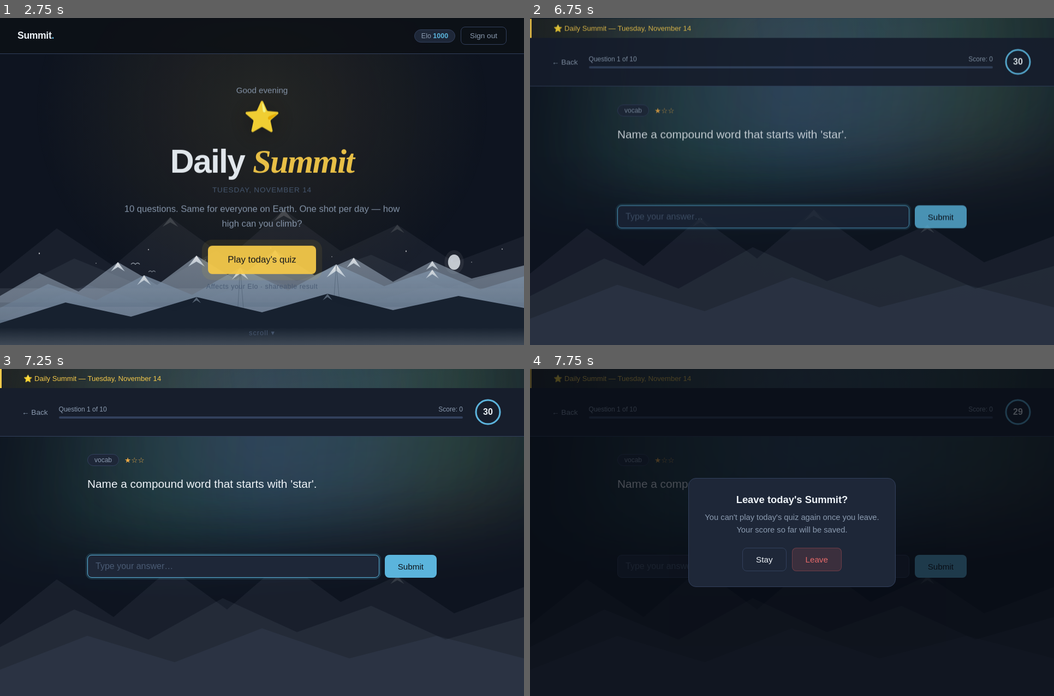
Above: before the commit, frames 1-4 (two rows, left to right).
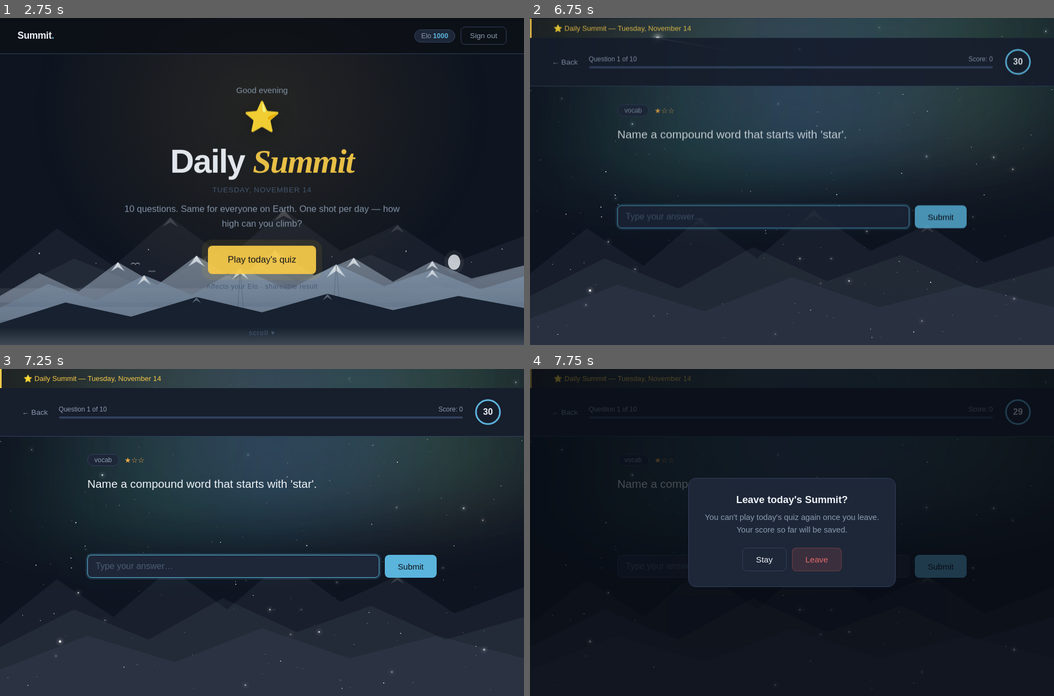
Above: after the commit, the same moments.

Repository: williamliu831-cmyk/summit-trivia
Game: browser game, page index.html
Same seed, same stepped clock (60 frames per second), same inputs: the game is played once before the commit and once after it.
Inputs (mouse positions are in pixels of both pictures, inside the frame that each line leads up to):
- Up to frame 1 (2.75 s): click (262, 188) at 0.27 s; type "Alex" at 0.27 s; click "Continue as guest" at 0.52 s; tap Enter at 1.52 s
- Up to frame 2 (6.75 s): click "Sign out" at 2.77 s; click (792, 188) at 3.52 s; type "5" at 3.52 s; tap Enter at 3.55, 4.3 s; click (792, 188) at 4.27 s; type "2" at 4.27 s; click "Continue as guest" at 4.77 s; click "Play today's quiz" at 6.52 s
- Up to frame 3 (7.25 s): no input
- Up to frame 4 (7.75 s): click "← Back" at 7.27 s

Frame 1 is identical in both runs. In frame 2, less than 0.1% of the frame differs, in the area x 0-100%, y 2-99%; in frame 3, less than 0.1%; in frame 4, less than 0.1%.

Commit message:
Add files via upload

Diff:
--- a/api/judge.js
+++ b/api/judge.js
@@ -20,7 +20,7 @@
 2. Accept common alternate names, abbreviations, and spellings (USA, DRC, Congo, etc.).
 3. Accept small typos when the intended answer is clear. Put the correctly spelled answer in "corrected".
 4. Reject answers that do not satisfy the question, are gibberish, or are not real things. Set "valid" to false.
-5. Quality score, only when valid. Be very generous: every correct answer scores at least 60. 60-74 = common and obvious, 75-87 = solid or somewhat niche, 88-95 = niche, 96-100 = rare and expert-level.
+5. Quality score, only when valid: how obscure or niche the answer is. 1-30 = the most common, obvious answer, 31-55 = well known, 56-75 = moderately niche, 76-88 = niche, 89-100 = rare and expert-level. Be fair, not stingy: a correct answer most people would not say first should score at least 45.
 
 Respond with JSON only: {"valid": true or false, "corrected": "correctly spelled answer or the same answer", "score": number 1-100 (use 1 if invalid)}`;
 
@@ -59,7 +59,7 @@
     }
 
     const valid = result.valid === true;
-    const score = valid ? Math.max(60, Math.min(100, Math.round(Number(result.score) || 65))) : 0;
+    const score = valid ? Math.max(1, Math.min(100, Math.round(Number(result.score) || 40))) : 0;
     return res.status(200).json({
       valid,
       corrected: typeof result.corrected === 'string' ? result.corrected : answer,
--- a/index.html
+++ b/index.html
@@ -334,6 +334,9 @@
 .a2{top:-20%;background:linear-gradient(80deg,transparent 15%,rgba(155,109,214,0.13) 45%,rgba(67,201,135,0.11) 70%,transparent 95%);animation:auroraWave 19s ease-in-out infinite reverse;}
 .a3{top:-5%;background:linear-gradient(95deg,transparent 20%,rgba(91,180,220,0.10) 50%,rgba(245,201,74,0.06) 75%,transparent 95%);animation:auroraWave 23s ease-in-out infinite;}
 #sky.aurora-on .aurora{opacity:1;}
+.starfield{position:absolute;inset:0;}
+.tw{position:absolute;border-radius:50%;background:#fff;opacity:var(--lo);animation:twinkle ease-in-out infinite;}
+@keyframes twinkle{0%,100%{opacity:var(--lo)}50%{opacity:var(--hi)}}
 @keyframes auroraWave{0%,100%{transform:skewY(-6deg) translateX(-4%) scaleY(1)}50%{transform:skewY(-3deg) translateX(4%) scaleY(1.22)}}
 .shooting-star{position:absolute;width:150px;height:2px;border-radius:2px;background:linear-gradient(90deg,rgba(255,255,255,0),rgba(255,255,255,0.55) 70%,rgba(255,255,255,0.95));transform-origin:100% 50%;animation:shoot var(--dur) cubic-bezier(.4,0,.8,1) forwards;}
 .shooting-star::after{content:'';position:absolute;right:-3px;top:-2px;width:6px;height:6px;border-radius:50%;background:#fff;box-shadow:0 0 10px 3px rgba(255,255,255,0.9);}
@@ -853,7 +856,7 @@
 // Niche answers (high pts) → legendary peaks. Common answers → smaller hills.
 function mountainForPts(pts){
   if(pts<=0)return MOUNTAINS[MOUNTAINS.length-1];
-  const tiers=[[98,0],[92,1],[86,2],[80,3],[74,4],[68,5],[62,6],[56,7],[50,8],[44,9],[38,10],[32,11],[26,12],[20,13],[14,14],[8,15],[1,16]];
+  const tiers=[[99,0],[96,1],[93,2],[90,3],[88,4],[85,5],[82,6],[79,7],[76,8],[72,9],[66,10],[60,11],[54,12],[46,13],[38,14],[26,15],[10,16],[1,16]];
   for(const[min,idx]of tiers)if(pts>=min)return MOUNTAINS[idx];
   return MOUNTAINS[MOUNTAINS.length-1];
 }
@@ -1273,6 +1276,22 @@
 (function(){
   if(window.matchMedia&&window.matchMedia('(prefers-reduced-motion: reduce)').matches)return;
   const sky=document.getElementById('sky');if(!sky)return;
+  // back layer: twinkling stars of many sizes
+  const field=document.createElement('div');field.className='starfield';sky.insertBefore(field,sky.firstChild);
+  for(let i=0;i<170;i++){
+    const st=document.createElement('div');st.className='tw';
+    const big=Math.random()<0.12;
+    const sz=big?(2+Math.random()*1.6):(0.6+Math.random()*1.2);
+    st.style.width=st.style.height=sz.toFixed(1)+'px';
+    st.style.left=(Math.random()*100)+'%';
+    st.style.top=(Math.random()*100)+'%';
+    st.style.setProperty('--lo',(0.15+Math.random()*0.25).toFixed(2));
+    st.style.setProperty('--hi',(0.7+Math.random()*0.3).toFixed(2));
+    st.style.animationDuration=(2+Math.random()*5).toFixed(1)+'s';
+    st.style.animationDelay=(-Math.random()*6).toFixed(1)+'s';
+    if(big)st.style.boxShadow='0 0 6px 1px rgba(255,255,255,0.6)';
+    field.appendChild(st);
+  }
   function spawnStar(){
     const s=document.createElement('div');s.className='shooting-star';
     const goRight=Math.random()<0.5;
@@ -1289,8 +1308,8 @@
     sky.appendChild(s);
     setTimeout(()=>s.remove(),2600);
   }
-  setInterval(()=>{if(Math.random()<0.65)spawnStar();},1800);
-  setTimeout(()=>{spawnStar();spawnStar();},2000);
+  setInterval(()=>{if(Math.random()<0.5)spawnStar();},7000);
+  setTimeout(spawnStar,3000);
   (function auroraLoop(){
     sky.classList.add('aurora-on');
     setTimeout(()=>{
@@ -1417,7 +1436,9 @@
 // ELO
 // ═══════════════════════════════════════════
 const Q_ELO={1:800,2:1200,3:1600};
-function calcElo(elo,diff,correct){const q=Q_ELO[diff]||1200,e=1/(1+Math.pow(10,(q-elo)/400));return Math.round(elo+32*((correct?1:0)-e));}
+function calcElo(elo,diff,correct){const q=Q_ELO[diff]||1200,e=1/(1+Math.pow(10,(q-elo)/400));const outcome=typeof correct==='number'?correct:(correct?1:0);return Math.round(elo+32*(outcome-e));}
+// graded result: 20 pts = nothing, 70+ pts = full win
+function eloOutcome(pts){return Math.max(0,Math.min(1,(pts-20)/50));}
 
 // ═══════════════════════════════════════════
 // TRIVIA ENGINE
@@ -1579,7 +1600,7 @@
   document.getElementById('qmb-pts').textContent=answer.pts+' pts';
   document.getElementById('q-mountain-banner').classList.add('show');
   celebrate(answer.pts,mountain);
-  if(!sessionIsPractice) userData.trivia=calcElo(userData.trivia,q.diff,answer.pts>=50);
+  if(!sessionIsPractice) userData.trivia=calcElo(userData.trivia,q.diff,eloOutcome(answer.pts));
   endQuestion(answer.pts,mountain);
 }
 async function submitAnswer(){
